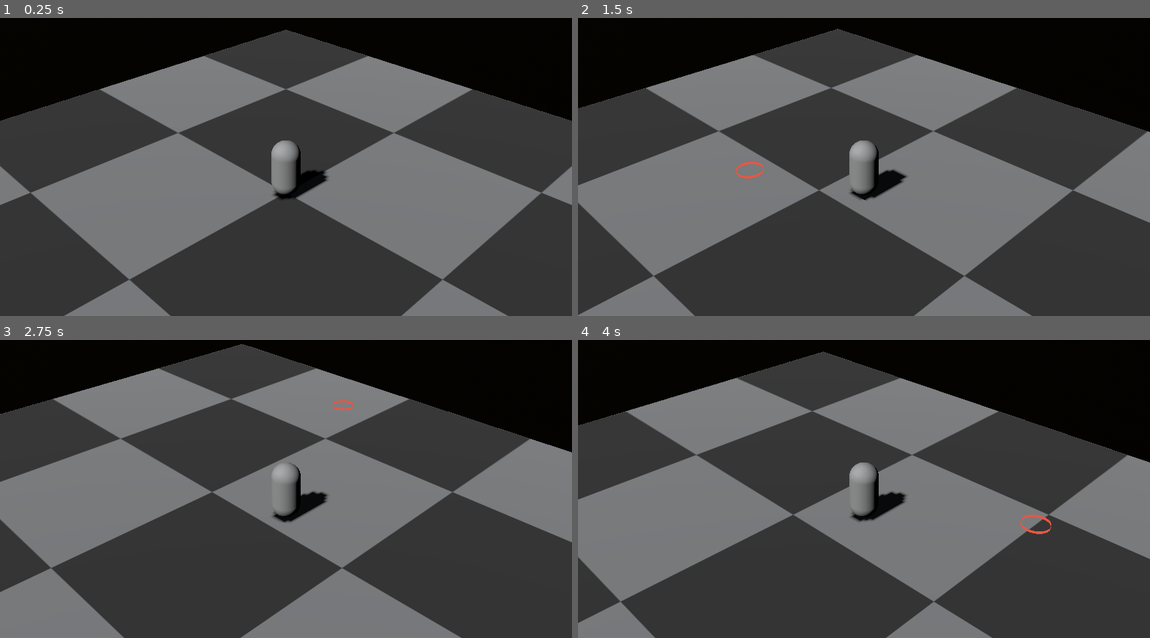
Above: before the commit, frames 1-4 (two rows, left to right).
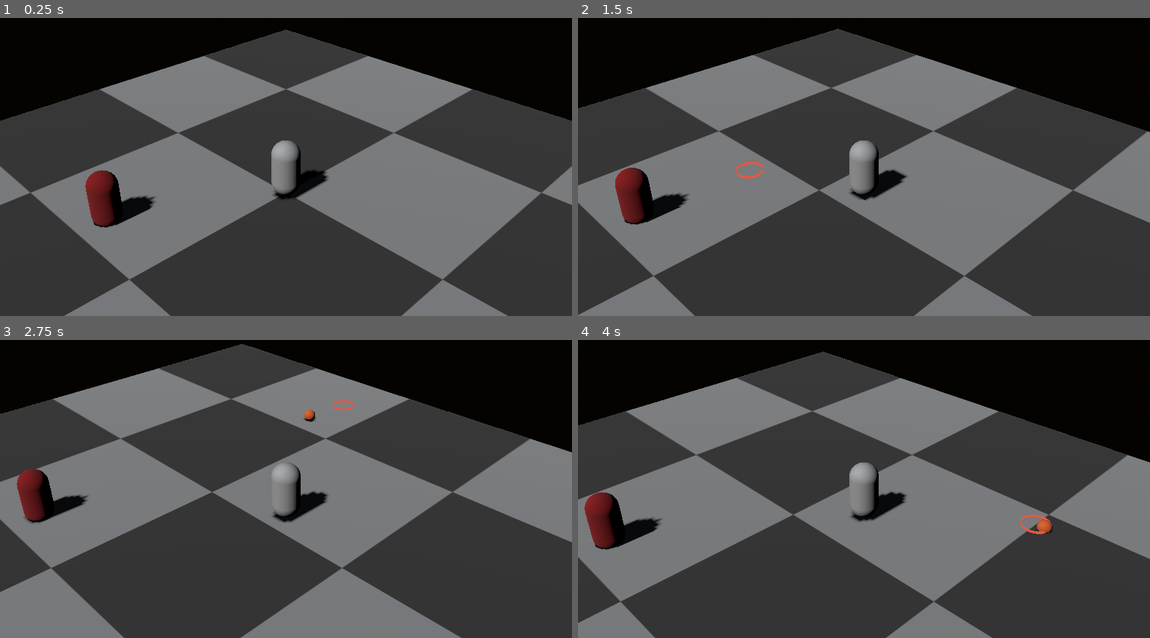
Above: after the commit, the same moments.

Repository: Redesigner/WitchForest
Game: Godot game, scene res://Scenes/Test.tscn
Same seed, same stepped clock (60 frames per second), same inputs: the game is played once before the commit and once after it.
Inputs (mouse positions are in pixels of both pictures, inside the frame that each line leads up to):
- Up to frame 1 (0.25 s): no input
- Up to frame 2 (1.5 s): tap Enter at 0.5 s; move the mouse to (989, 140) at 0.52 s; press the mouse at (989, 140) at 0.53 s; hold D (walk_right) 0.53-1.28 s; move the mouse to (749, 169) at 1.27 s; release the mouse at (749, 169) at 1.28 s; hold S (walk_down) from 1.28 s (still down); click (749, 169) at 1.35 s
- Up to frame 3 (2.75 s): move the mouse to (343, 405) at 2.02 s; release S (walk_down) at 2.03 s; press the mouse at (343, 405) at 2.03 s; hold D (walk_right) from 2.03 s (still down)
- Up to frame 4 (4 s): move the mouse to (835, 542) at 2.77 s; release D (walk_right) at 2.78 s; release the mouse at (835, 542) at 2.78 s; hold W (walk_up) 2.78-3.53 s; click (835, 542) at 2.85 s; move the mouse to (1035, 524) at 3.52 s; press the mouse at (1035, 524) at 3.53 s; hold A (walk_left) from 3.53 s (still down)

The runs differ from the first frame. In frame 1, 1.3% of the frame differs, in the area x 14-28%, y 50-71%; in frame 2, 1.3%; in frame 3, 1.2%; in frame 4, 1.5%, in the area x 1-83%, y 50-71%.

Commit message:
basic fireball spell

Diff:
--- /dev/null
+++ b/Objects/Characters/Enemies/Test/test_enemy.tscn
@@ -0,0 +1,20 @@
+[gd_scene load_steps=5 format=3 uid="uid://do8vyxekit70u"]
+
+[ext_resource type="Script" path="res://Objects/Characters/Enemies/enemy.gd" id="1_lgnru"]
+
+[sub_resource type="CapsuleShape3D" id="CapsuleShape3D_n667o"]
+
+[sub_resource type="StandardMaterial3D" id="StandardMaterial3D_cf37h"]
+albedo_color = Color(0.454902, 0.0588235, 0.0745098, 1)
+
+[sub_resource type="CapsuleMesh" id="CapsuleMesh_b2gua"]
+material = SubResource("StandardMaterial3D_cf37h")
+
+[node name="TestEnemy" type="CharacterBody3D"]
+script = ExtResource("1_lgnru")
+
+[node name="CollisionShape3D" type="CollisionShape3D" parent="."]
+shape = SubResource("CapsuleShape3D_n667o")
+
+[node name="MeshInstance3D" type="MeshInstance3D" parent="."]
+mesh = SubResource("CapsuleMesh_b2gua")
--- /dev/null
+++ b/Objects/Characters/Enemies/enemy.gd
@@ -0,0 +1,17 @@
+class_name Enemy
+extends CharacterBody3D
+
+@export var current_health:float = 10.0
+@export var max_health:float = 10.0
+
+func take_damage(damage:float):
+	current_health -= damage
+	if (current_health <= 0.0):
+		current_health = 0.0
+		on_death()
+		return
+	if (current_health >= max_health):
+		current_health = max_health
+
+func on_death():
+	queue_free()
--- /dev/null
+++ b/Objects/Characters/Players/Pyromancer/Spells/Fireball/fireball.gd
@@ -0,0 +1,24 @@
+extends Area3D
+
+var destination:Vector3 = Vector3(0.0, 0.0, 0.0)
+var speed:float = 10.0
+
+func _physics_process(delta):
+	global_position = move_toward_constant(global_position, destination, speed, delta)
+	if (has_overlapping_bodies()):
+		var result:Array[Node3D] = get_overlapping_bodies()
+		for overlapped_body:Node3D in result:
+			if (overlapped_body is Enemy):
+				overlapped_body.take_damage(2.0)
+
+func move_toward_constant(current_position:Vector3, desired_position:Vector3, speed:float, delta:float):
+	var delta_position:Vector3 = desired_position - current_position
+	var distance:float = delta_position.length()
+	var direction:Vector3 = delta_position.normalized()
+	var distance_moved_this_tick:float = speed * delta
+
+	if (distance_moved_this_tick > distance):
+		queue_free()
+		return desired_position
+
+	return current_position + direction * distance_moved_this_tick
--- /dev/null
+++ b/Objects/Characters/Players/Pyromancer/Spells/Fireball/fireball.tscn
@@ -0,0 +1,24 @@
+[gd_scene load_steps=5 format=3 uid="uid://d3suvhep8h4lo"]
+
+[ext_resource type="Script" path="res://Objects/Characters/Players/Pyromancer/Spells/Fireball/fireball.gd" id="1_62w7m"]
+
+[sub_resource type="SphereShape3D" id="SphereShape3D_5vg2j"]
+radius = 0.25
+
+[sub_resource type="StandardMaterial3D" id="StandardMaterial3D_fk5mr"]
+albedo_color = Color(0.752941, 0.345098, 0.160784, 1)
+
+[sub_resource type="SphereMesh" id="SphereMesh_og4gy"]
+material = SubResource("StandardMaterial3D_fk5mr")
+radius = 0.25
+height = 0.5
+
+[node name="Fireball" type="Area3D"]
+monitorable = false
+script = ExtResource("1_62w7m")
+
+[node name="CollisionShape3D" type="CollisionShape3D" parent="."]
+shape = SubResource("SphereShape3D_5vg2j")
+
+[node name="MeshInstance3D" type="MeshInstance3D" parent="."]
+mesh = SubResource("SphereMesh_og4gy")
--- /dev/null
+++ b/Objects/Characters/Players/Pyromancer/Spells/Fireball/fireball_spell.gd
@@ -0,0 +1,14 @@
+extends Spell
+
+@export var fireball_scene:PackedScene
+@export var fireball_speed:float = 10.0
+
+func cast(source:Witch, location:Vector3):
+	var witch_position:Vector3 = source.global_position
+	var fireball_direction:Vector3 = (location - witch_position).normalized()
+	var fireball_direction_2D:Vector3 = Vector3(fireball_direction.x, 0.0, fireball_direction.z).normalized()
+	var fireball:Node3D = fireball_scene.instantiate()
+	get_tree().root.add_child(fireball)
+	fireball.global_position = witch_position + fireball_direction_2D
+	fireball.destination = location
+	fireball.speed = fireball_speed
--- /dev/null
+++ b/Objects/Characters/Players/Pyromancer/pyromancer.tscn
@@ -0,0 +1,7 @@
+[gd_scene load_steps=2 format=3 uid="uid://ce6at6mnv088l"]
+
+[ext_resource type="PackedScene" uid="uid://k453ea32p0cw" path="res://Objects/Characters/Players/Witch/witch.tscn" id="1_sq12l"]
+
+[node name="Pyromancer" type="Node"]
+
+[node name="Witch" parent="." instance=ExtResource("1_sq12l")]
--- /dev/null
+++ b/Objects/Characters/Players/Witch/Spells/spell.gd
@@ -0,0 +1,24 @@
+class_name Spell
+extends Node
+
+@export var cooldown_length:float = 1.0
+var current_time:float = 0.0
+var on_cooldown:bool = false
+
+func _process(delta):
+	if (on_cooldown):
+		current_time += delta
+
+		if (current_time >= cooldown_length):
+			current_time = cooldown_length
+			on_cooldown = false
+
+func try_cast(source:Witch, location:Vector3):
+	if (on_cooldown):
+		return
+	current_time = 0.0
+	on_cooldown = true
+	cast(source, location)
+
+func cast(_source:Witch, _location:Vector3):
+	pass
--- a/Objects/Characters/Players/Witch/witch.gd
+++ b/Objects/Characters/Players/Witch/witch.gd
@@ -1,3 +1,4 @@
+class_name Witch
 extends CharacterBody3D
 
 @onready var camera:Camera3D = %Camera
@@ -6,13 +7,16 @@
 @export var max_speed:float = 2.0
 @export var acceleration:float = 10.0
 
+@export_group("Spells")
+@export var primary_spell_path:NodePath
+@onready var primary_spell = get_node(primary_spell_path)
+
 var camera_sin:float = 0.0
 var camera_cos:float = 0.0
 
 func _ready():
 	camera_sin = sin(-camera.global_rotation.y)
 	camera_cos = cos(-camera.global_rotation.y)
-	print(camera_sin)
 
 func _physics_process(delta):
 	var input_vector:Vector2 = Input.get_vector("walk_left", "walk_right", "walk_up", "walk_down")
@@ -24,3 +28,7 @@
 		else Vector3(0.0, 0.0, 0.0)
 	velocity = velocity.move_toward(desired_velocity, delta * acceleration)
 	move_and_slide()
+
+func _input(event):
+	if (event.is_action_pressed("primary_action")):
+		primary_spell.try_cast(self, %Cursor.global_position)
--- a/Objects/Characters/Players/Witch/witch.tscn
+++ b/Objects/Characters/Players/Witch/witch.tscn
@@ -1,6 +1,7 @@
-[gd_scene load_steps=4 format=3 uid="uid://k453ea32p0cw"]
+[gd_scene load_steps=5 format=3 uid="uid://k453ea32p0cw"]
 
 [ext_resource type="Script" path="res://Objects/Characters/Players/Witch/witch.gd" id="1_vn3up"]
+[ext_resource type="PackedScene" uid="uid://b4cbtp0di0qgc" path="res://Objects/Global/Cursor/cursor.tscn" id="2_kqpx5"]
 
 [sub_resource type="CapsuleShape3D" id="CapsuleShape3D_r4kjj"]
 
@@ -23,3 +24,8 @@
 transform = Transform3D(1, 0, 0, 0, 1, 0, 0, 0, 1, 0, 0, 20)
 fov = 30.0
 size = 10.0
+
+[node name="Cursor" parent="." instance=ExtResource("2_kqpx5")]
+unique_name_in_owner = true
+transform = Transform3D(1, 0, 0, 0, 1, 0, 0, 0, 1, 0, -1.19209e-07, 0)
+visible = false
--- a/Scenes/Test.tscn
+++ b/Scenes/Test.tscn
@@ -1,8 +1,10 @@
-[gd_scene load_steps=10 format=3 uid="uid://civdtaqwpp0dr"]
+[gd_scene load_steps=12 format=3 uid="uid://civdtaqwpp0dr"]
 
 [ext_resource type="Texture2D" uid="uid://d2cl5wui6y0b3" path="res://Shared Assets/Textures/checker512.png" id="1_8h5xx"]
 [ext_resource type="PackedScene" uid="uid://k453ea32p0cw" path="res://Objects/Characters/Players/Witch/witch.tscn" id="1_xq5w2"]
-[ext_resource type="PackedScene" uid="uid://b4cbtp0di0qgc" path="res://Objects/Global/Cursor/cursor.tscn" id="2_cfbr8"]
+[ext_resource type="Script" path="res://Objects/Characters/Players/Pyromancer/Spells/Fireball/fireball_spell.gd" id="3_mihq7"]
+[ext_resource type="PackedScene" uid="uid://d3suvhep8h4lo" path="res://Objects/Characters/Players/Pyromancer/Spells/Fireball/fireball.tscn" id="4_1wnvb"]
+[ext_resource type="PackedScene" uid="uid://do8vyxekit70u" path="res://Objects/Characters/Enemies/Test/test_enemy.tscn" id="5_07pim"]
 
 [sub_resource type="BoxShape3D" id="BoxShape3D_7eipp"]
 size = Vector3(25, 0.1, 25)
@@ -39,6 +41,11 @@
 
 [node name="Witch" parent="." instance=ExtResource("1_xq5w2")]
 transform = Transform3D(0.707107, 0, 0.707107, 0, 1, 0, -0.707107, 0, 0.707107, 0, 1, 0)
+primary_spell_path = NodePath("FireballSpell")
+
+[node name="FireballSpell" type="Node" parent="Witch"]
+script = ExtResource("3_mihq7")
+fireball_scene = ExtResource("4_1wnvb")
 
 [node name="WorldEnvironment" type="WorldEnvironment" parent="."]
 environment = SubResource("Environment_8e5vn")
@@ -47,5 +54,5 @@
 transform = Transform3D(1, 0, 0, 0, 0.707107, 0.707107, 0, -0.707107, 0.707107, 0, 3, 0)
 shadow_enabled = true
 
-[node name="Cursor" parent="." instance=ExtResource("2_cfbr8")]
-transform = Transform3D(1, 0, 0, 0, 1, 0, 0, 0, 1, 0, 0.0820043, 0)
+[node name="TestEnemy" parent="." instance=ExtResource("5_07pim")]
+transform = Transform3D(1, 0, 0, 0, 1, 0, 0, 0, 1, -3.01, 0.75, 5.145)
--- a/project.godot
+++ b/project.godot
@@ -41,3 +41,13 @@
 "events": [Object(InputEventKey,"resource_local_to_scene":false,"resource_name":"","device":-1,"window_id":0,"alt_pressed":false,"shift_pressed":false,"ctrl_pressed":false,"meta_pressed":false,"pressed":false,"keycode":0,"physical_keycode":83,"key_label":0,"unicode":115,"echo":false,"script":null)
 ]
 }
+primary_action={
+"deadzone": 0.5,
+"events": [null, Object(InputEventMouseButton,"resource_local_to_scene":false,"resource_name":"","device":-1,"window_id":0,"alt_pressed":false,"shift_pressed":false,"ctrl_pressed":false,"meta_pressed":false,"button_mask":0,"position":Vector2(0, 0),"global_position":Vector2(0, 0),"factor":1.0,"button_index":1,"canceled":false,"pressed":false,"double_click":false,"script":null)
+]
+}
+
+[layer_names]
+
+3d_physics/layer_1="Player"
+3d_physics/layer_2="Visible"
